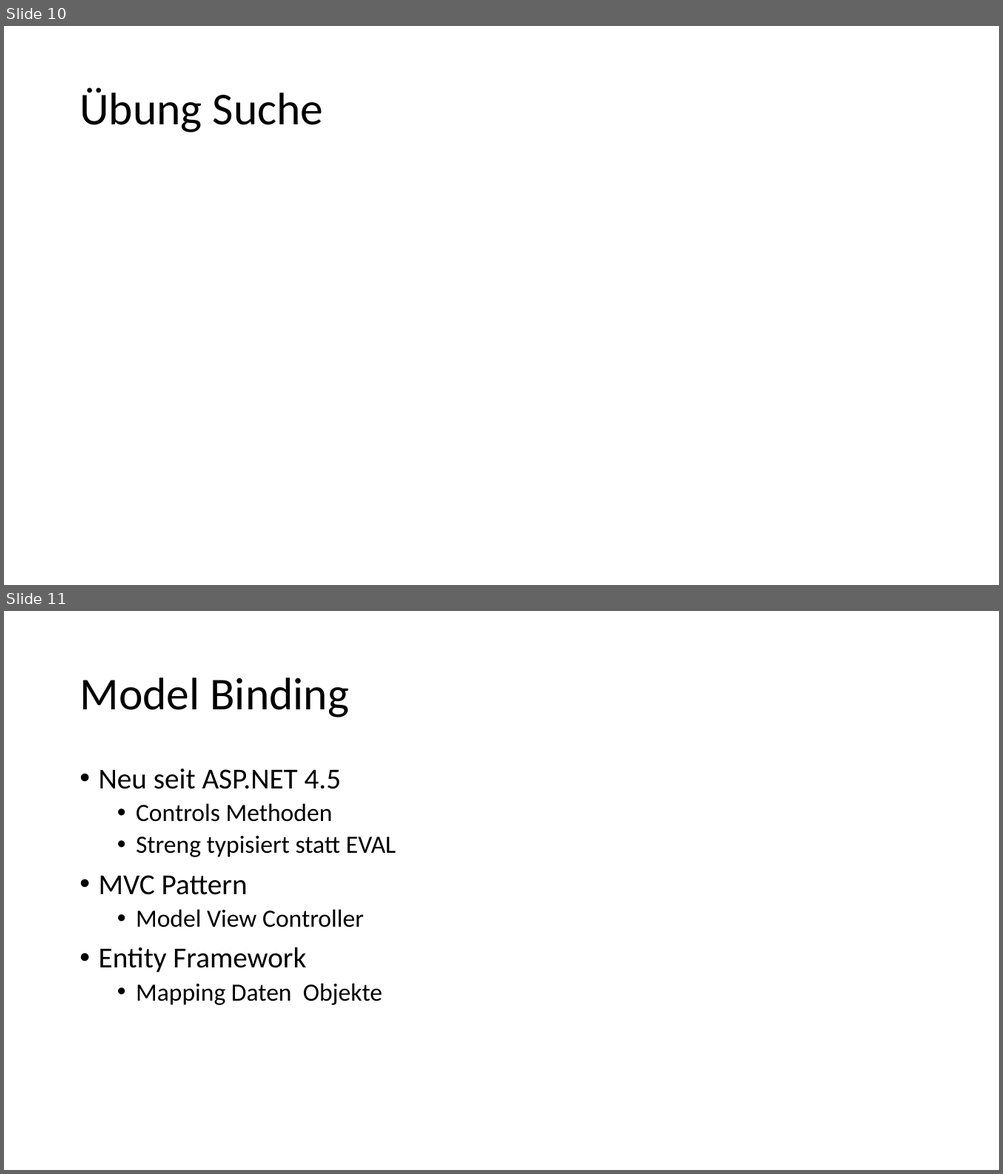
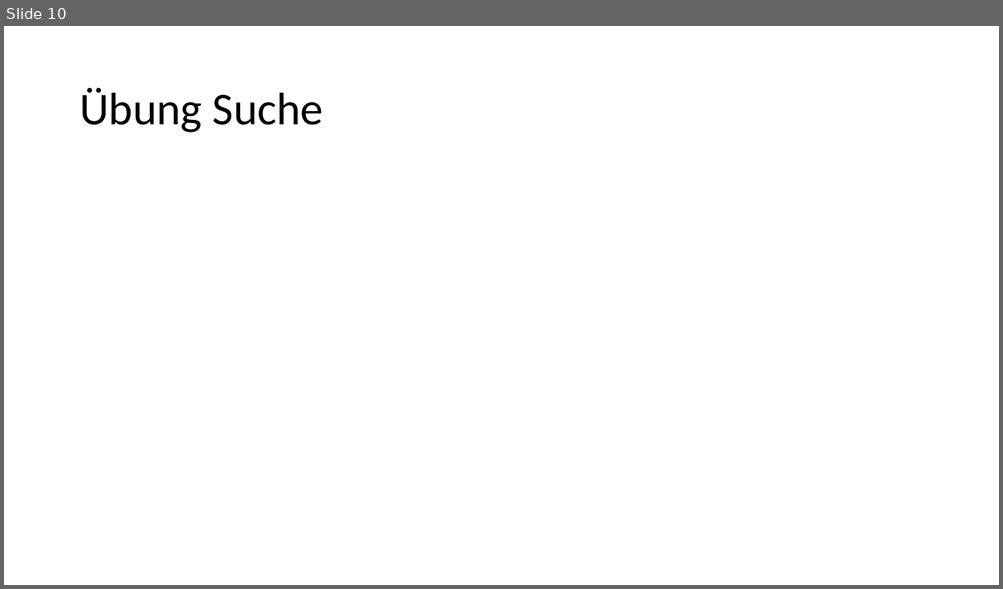
Before and after one commit to ppedvAG/WebformsKurs, a slide deck: 08ManagingDataAccess.pptx. Shown one above the other, each under a label of ours: slides 10 and 11 before the commit, slide 10 after it. The pictures are 1003x1174 and 1003x589 pixels, drawn with LibreOffice and Linux fonts; fonts in the diff are those of the drawing. Boxes give left, top, right and bottom in pixels: in the first picture for what was removed or moved away, otherwise in the second. Text is boxed around its words. In the diff, an @@ line names an element or a change of style, - is before the commit and + after.

```diff
--- a/08ManagingDataAccess.pptx
+++ b/08ManagingDataAccess.pptx
@@ slide 11 removed at box(4, 611, 999, 1170), background #FFFFFF @@
@@ title removed at box(79, 678, 350, 718) @@
-Model Binding
@@ text removed at box(99, 769, 395, 1005) @@
-• Neu seit ASP.NET 4.5
-  • Controls Methoden
-  • Streng typisiert statt EVAL
-• MVC Pattern
-  • Model View Controller
-• Entity Framework
-  • Mapping Daten Objekte
```
Also in this commit, not shown: 1 slide changed, 4 slides added, 16 other slides removed, 34 other files.
